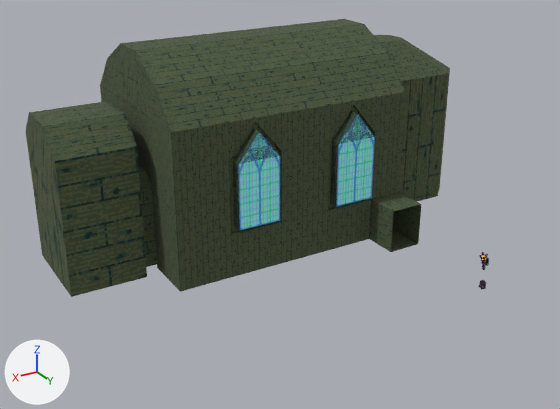
The Blender file 3DAssets/Evironnement/Church.blend: old version first, new version second.
Camera for both pictures: a 50 mm camera at (22.5, 37.4, 19.7) aimed at (1.9, 3.1, 2.6). The lights are fixed; the arrows at lower left show +X, +Y and +Z.

Objects in the first picture: 'Church-col', 'Ray-nx', 'Ray-nx.001', 'Sphere'.
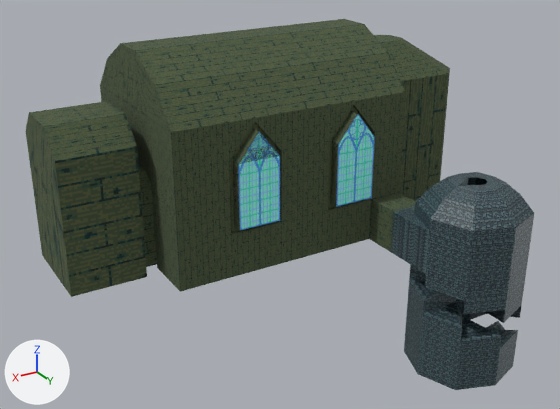
Diff of the bpy script that builds the scene:
```diff
--- a/3DAssets/Evironnement/Church.blend.py
+++ b/3DAssets/Evironnement/Church.blend.py
@@ ob_stairs @@
 _m = ob_stairs.modifiers.new('Array', 'ARRAY')
 _m.use_merge_vertices = True
-ob_stairs.hide_set(True)
@@ ob_top @@
 ob_top.scale = (6.0, 6.0, 6.0)
-ob_top.hide_set(True)
@@ ob_sphere @@
-ob_sphere = bpy.data.objects.new('Sphere', me_sphere)
-ob_sphere.parent = ob_torchbase
-ob_sphere.matrix_parent_inverse = Matrix(((1.0, 0.0, 0.0, 6.0), (0.0, 1.0, 0.0, -10.0), (0.0, 0.0, 1.0, 0.0), (0.0, 0.0, 0.0, 1.0)))
-ob_sphere.location = (-8.277, 8.998, -0.86)
-ob_sphere.scale = (1.3, 1.3, 1.3)
```

Boxes [x1, y1, x2, y2] around the edits, measured in the pictures (560 x 409 px):
'Top', shown (cyan): after [391, 172, 534, 288]
'Stairs', shown (cyan): after [404, 264, 527, 390]
